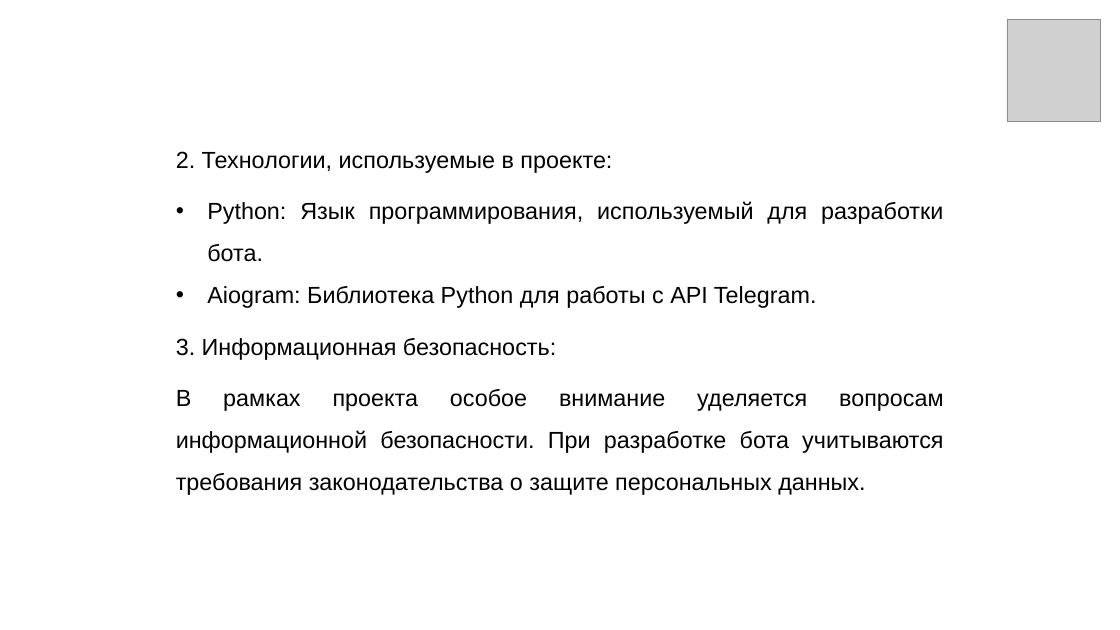
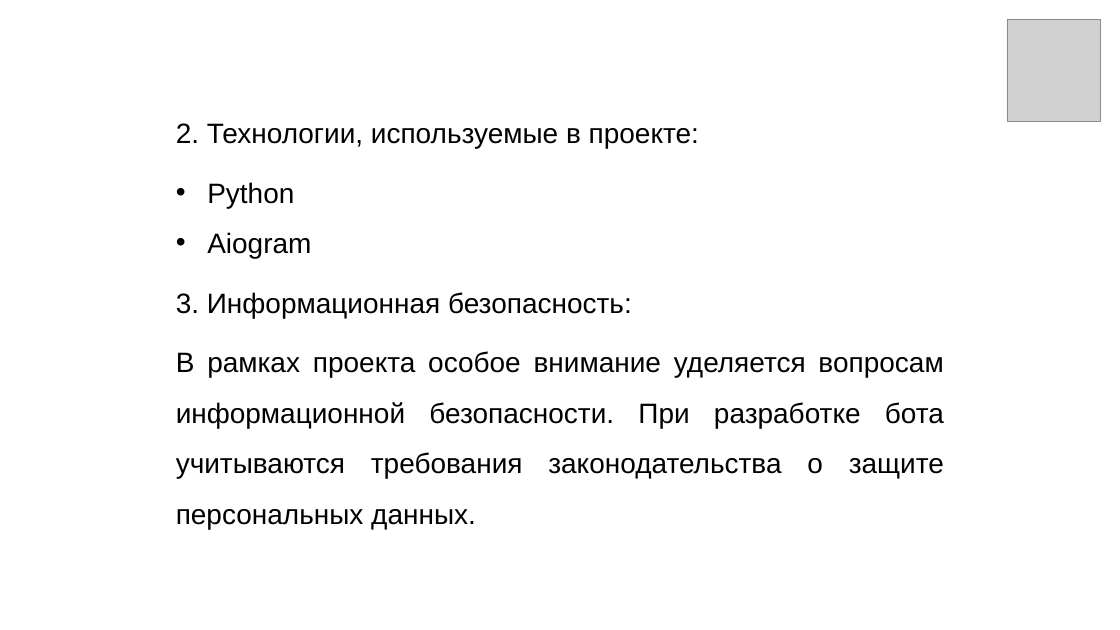
Before and after one commit to iprokopeva/Festival, a slide deck: slide 9 of Презентация.pptx (slide 8 before the commit). Drawn at 1120x630 pixels with LibreOffice and Linux fonts; fonts in the diff are those of the drawing; grey boxes stand for pictures; background and template pictures are left out. Boxes give left, top, right and bottom in pixels: in the first picture for what was removed or moved away, otherwise in the second. Text is boxed around its words. In the diff, an @@ line names an element or a change of style, - is before the commit and + after.

```diff
--- a/Презентация.pptx
+++ b/Презентация.pptx
@@ text "2. Технологии, используемые в проекте:": place and size @@
-text "2. Технологии, используемые в проекте:" at box(176, 151, 944, 495)
+text "2. Технологии, используемые в проекте:" at box(176, 123, 944, 529)
@@ text at box(176, 123, 944, 529): size 20 to 24 pt @@
@@ text at box(207, 182, 311, 258): text changed; size 20 to 24 pt @@
-• Python: Язык программирования, используемый для разработки бота.
-• Aiogram: Библиотека Python для работы с API Telegram.
+• Python
+• Aiogram
```
Also in this commit, not shown: 8 other slides changed, 4 slides added, 2 slides removed, 1 other file.
